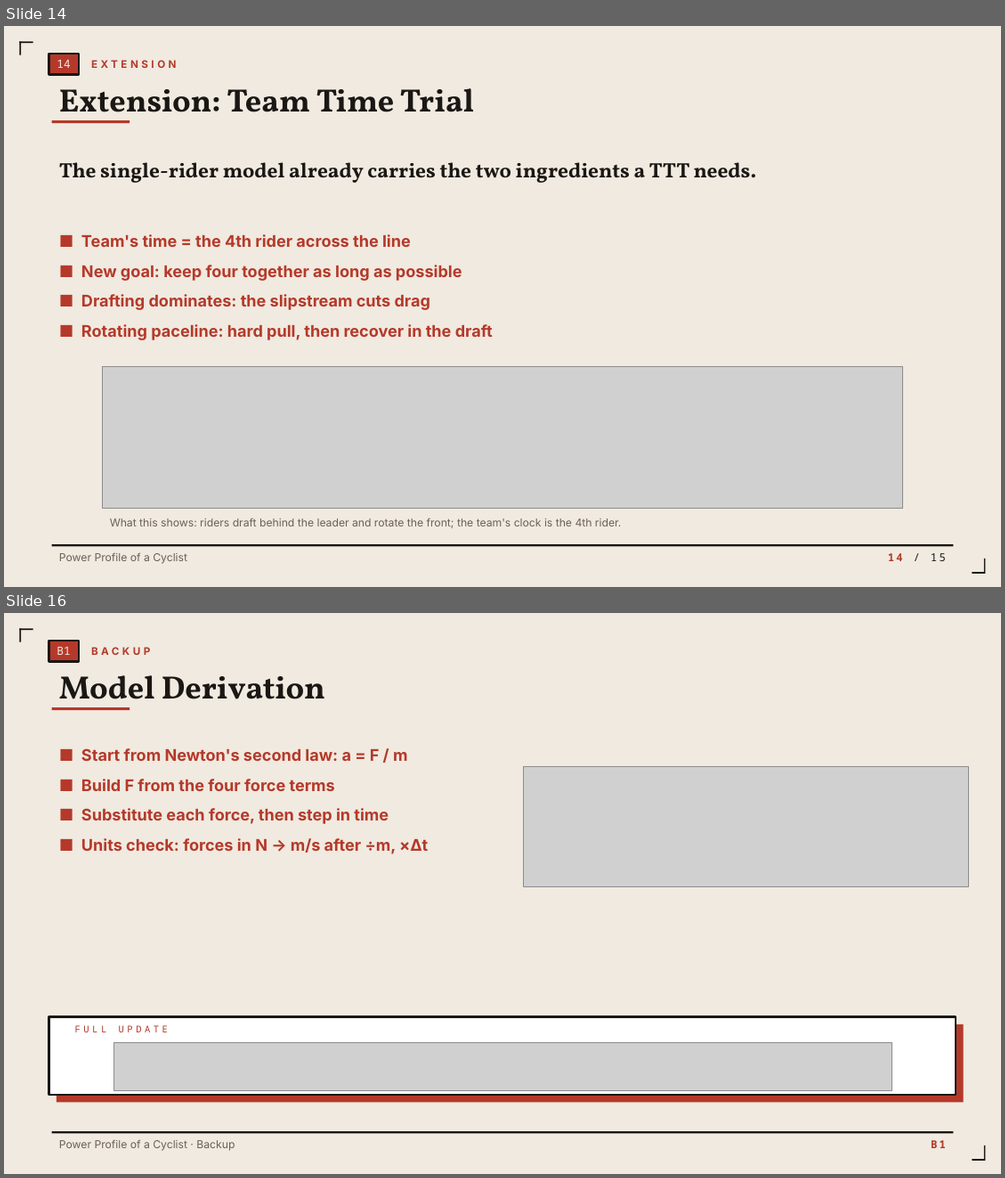
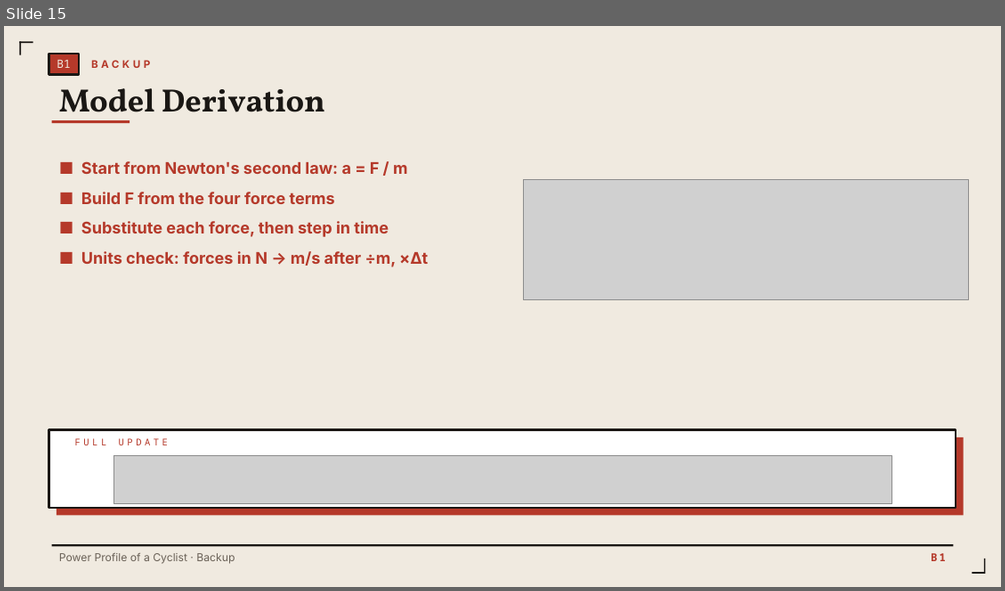
Before and after one commit to wochaotom/Cyclist-Emulator, a slide deck: presentation/Math142_Presentation.pptx. Shown one above the other, each under a label of ours: slides 14 and 16 before the commit, slide 15 after it; the slides between them are not shown. The pictures are 1005x1178 and 1005x591 pixels, drawn with LibreOffice and Linux fonts; fonts in the diff are those of the drawing; grey boxes stand for pictures. Boxes give left, top, right and bottom in pixels: in the first picture for what was removed or moved away, otherwise in the second. Text is boxed around its words. In the diff, an @@ line names an element or a change of style, - is before the commit and + after.

Commit message:
Remove the team time trial extension slide; renumber to 14 main slides

```diff
--- a/presentation/Math142_Presentation.pptx
+++ b/presentation/Math142_Presentation.pptx
@@ slide 14 removed at <box>4,26,1001,587</box>, background #F0EAE0; not listed: 4 template elements that a slide beside it also shows @@
@@ rectangle removed at <box>48,54,79,75</box> @@
-14
@@ text removed at <box>91,60,177,68</box> @@
-EXTENSION
@@ text removed at <box>59,88,474,123</box> @@
-Extension: Team Time Trial
@@ rectangle removed at <box>52,120,129,123</box> @@
@@ text removed at <box>59,162,757,183</box> @@
-The single-rider model already carries the two ingredients a TTT needs.
@@ text removed at <box>81,234,493,340</box> @@
-■ Team's time = the 4th rider across the line
-■ New goal: keep four together as long as possible
-■ Drafting dominates: the slipstream cuts drag
-■ Rotating paceline: hard pull, then recover in the draft
@@ picture removed at <box>103,366,903,508</box> @@
@@ text removed at <box>110,518,622,528</box> @@
-What this shows: riders draft behind the leader and rotate the front; the team's clock is the 4th rider.
@@ line removed from (52, 545) to (954, 545) @@
@@ text removed at <box>59,553,187,564</box> @@
-Power Profile of a Cyclist
@@ text removed at <box>888,553,946,561</box> @@
-14 / 15
@@ what was slide 16 is now slide 15 @@
```
Also in this commit, not shown: 13 slides changed.
